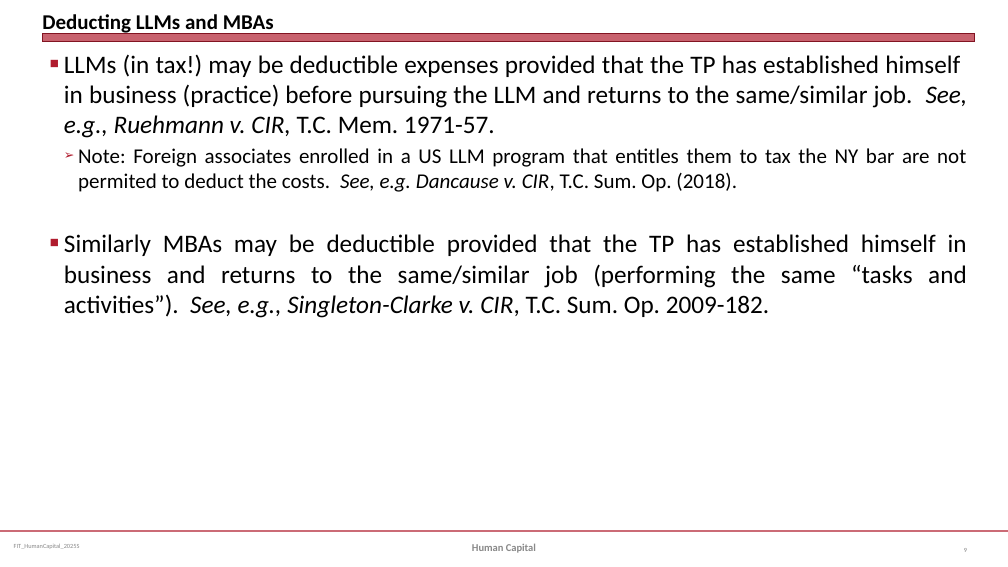
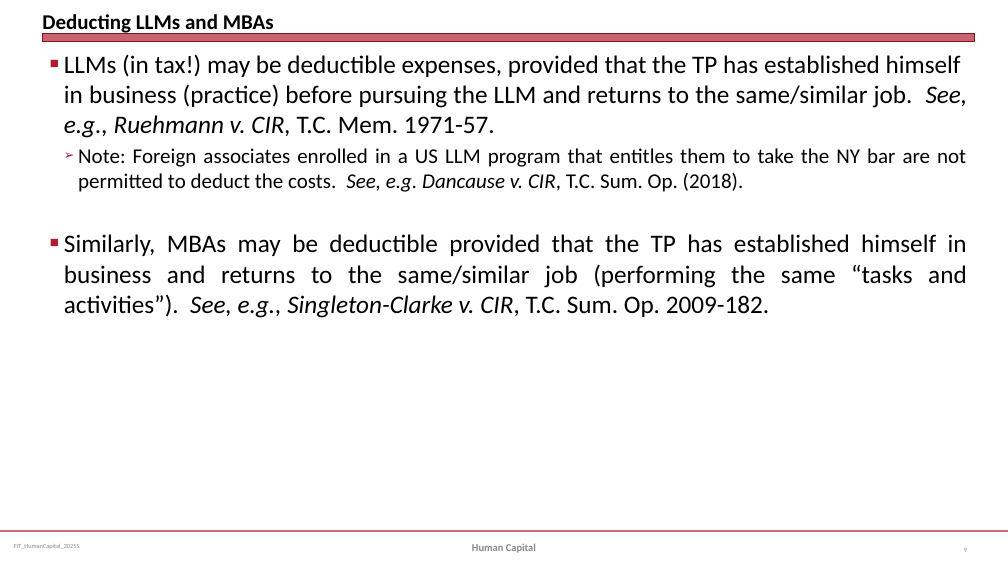
Before and after one commit to jmc877/Fed-Income-Tax, a slide deck: slide 9 of slides/FIT_HumanCapital_2025S.pptx. Drawn at 1008x567 pixels with LibreOffice and Linux fonts; fonts in the diff are those of the drawing. Boxes give left, top, right and bottom in pixels: in the first picture for what was removed or moved away, otherwise in the second. Text is boxed around its words. In the diff, an @@ line names an element or a change of style, - is before the commit and + after.

```diff
--- a/slides/FIT_HumanCapital_2025S.pptx
+++ b/slides/FIT_HumanCapital_2025S.pptx
@@ text at box(64, 54, 968, 318): text changed @@
-■ LLMs (in tax!) may be deductible expenses provided that the TP has established himself in business (practice) before pursuing the LLM and returns to the same/similar job. See, e.g., Ruehmann v. CIR, T.C. Mem. 1971-57.
-  ➢ Note: Foreign associates enrolled in a US LLM program that entitles them to tax the NY bar are not permited to deduct the costs. See, e.g. Dancause v. CIR, T.C. Sum. Op. (2018).
-■ Similarly MBAs may be deductible provided that the TP has established himself in business and returns to the same/similar job (performing the same “tasks and activities”). See, e.g., Singleton-Clarke v. CIR, T.C. Sum. Op. 2009-182.
+■ LLMs (in tax!) may be deductible expenses, provided that the TP has established himself in business (practice) before pursuing the LLM and returns to the same/similar job. See, e.g., Ruehmann v. CIR, T.C. Mem. 1971-57.
+  ➢ Note: Foreign associates enrolled in a US LLM program that entitles them to take the NY bar are not permitted to deduct the costs. See, e.g. Dancause v. CIR, T.C. Sum. Op. (2018).
+■ Similarly, MBAs may be deductible provided that the TP has established himself in business and returns to the same/similar job (performing the same “tasks and activities”). See, e.g., Singleton-Clarke v. CIR, T.C. Sum. Op. 2009-182.
```
Also in this commit, not shown: 1 other slide changed, 1 other file.
